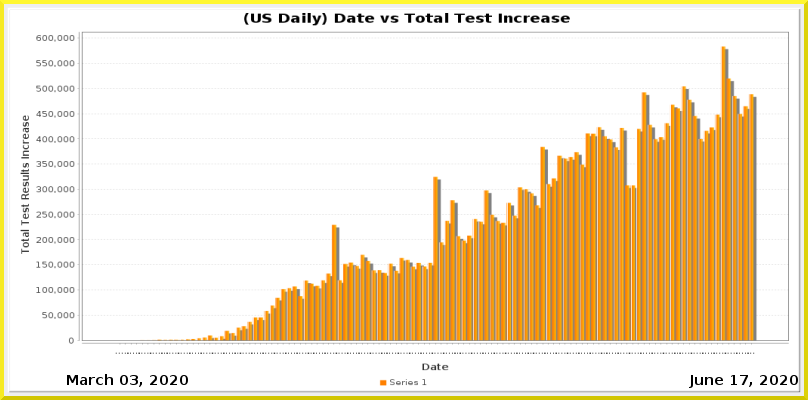
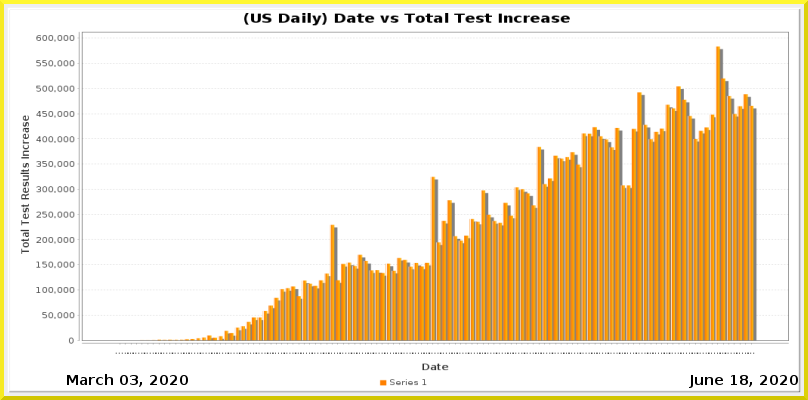
Layered file, before and after one edit (w=808, h=400). Changes by layer:
painted on "Current Date" over [740, 375, 748, 385]
painted on "Date_vs_TestIncrease.png" over [132, 46, 757, 354]
